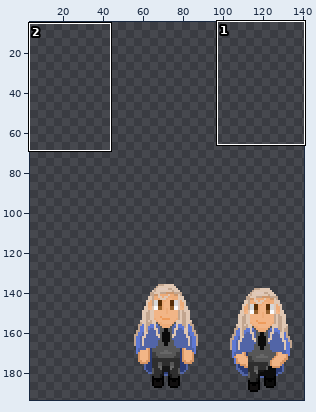
Pixel-art file, stored at Assets/Graphical assets/Character/PlayerMovement.ase. The first picture is a wide view before the edit; the outline marks the close-up.
Close-up. The starting point:
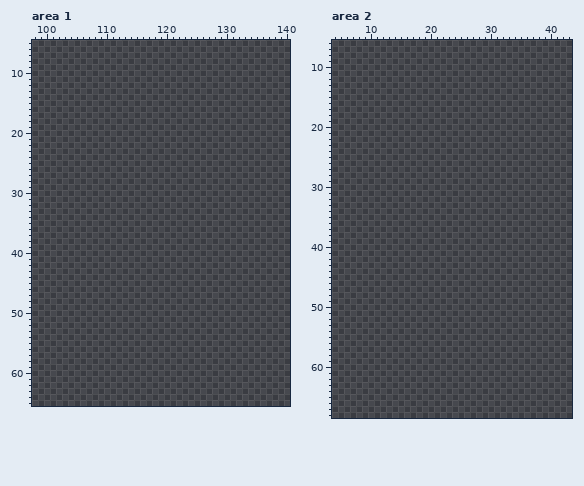
144x256 pixels, 1 frame. Colours within 5 levels of each other are drawn and written as one. Shown: area 1: x 98..140, y 5..65; area 2: x 4..43, y 6..68. The wide view leaves out empty margins. The commit also changed other parts of the picture, which this record leaves out.
Once edited:
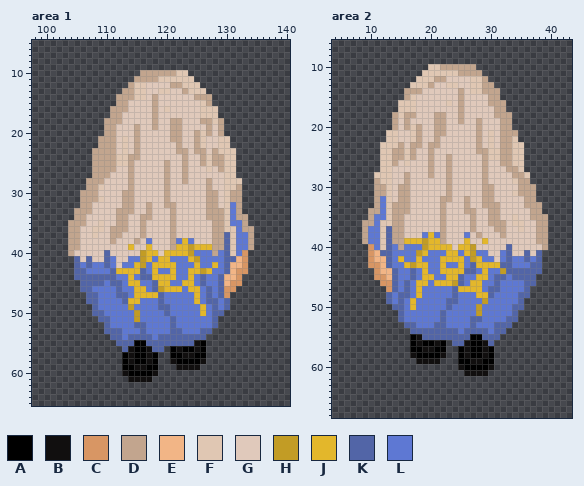
Palette (. is transparent): A #000000  B #110f0f  C #d89664  D #c2a58e  E #f2b586  F #e0c7b3  G #e0c9bb  H #c29c25  J #e3b72b  K #5265a7  L #5e78d3
What changed:
layer "up_3" added
layer "up_3_hair" added
layer "up_2_hair" added
layer "up_1" added
layer "up_1_hair" added
Changed rows in their new state; - is an unchanged pixel.
Area 1, layers "up_2_hair", "up_3_hair", "up_3":
first column x 104:
10 ------------DDDDDDFF-----------
11 -----------DDDDFFFFFF----------
12 ----------DFFGGGGDDFFF---------
13 ---------DDFFGGFFGGDFFF--------
14 --------DDDFFGDGGGGGGDDD-------
15 --------DDGGGGDGGGGGGGFD-------
16 -------DDDGGGGDGFGGGGGFFF------
17 -------DDGGGGGDGGGGGGGFFF------
18 ------DDDGGGGGDGGDDGGGDDFD-----
19 ------DDGGGDGGDGGDDGGGGDGD-----
20 ------DDGGGDGGGGGDDGGDFDGD-----
21 -----DDDGFGDGGGGGDDGGDFGGFF----
22 -----DDDGFGDGGGGGGDGGDFGGFF----
23 ----DDDDGFGDGGGGGGDDGDDGDFFF---
24 ----DDDDFFDDGGGGGGGDGGDFDDFF---
25 ----DDDDFFDGGGGGDGGDGGDFDDFF---
26 ----DDDDGGDGGGGGDGGDGGGFGDFF---
27 ----DDDGGGDGGGGGDGGDGGGGGGFF---
28 ---DDDGGGGDGGGGGDGGDGGGDGGFFF--
29 ---DDFGGGGDGGGGGDGGGGGGDGGFFD--
30 --DDDGGGGDDGGGGGDGGGGGGDDGFDD--
31 --DDDFGGGDDGGGGGDGGGGGGDDGFDD--
32 --DDGGGGGDDGGDGGDDGGGGGDDGFLD--
33 -DDDGGGGDDDGGDGGGDGGGGGDDDFLD--
34 -DDGGGGGDDGGDDGGGDGGGGGDDDFLDD-
35 DDDGGFGGDDGGDGGGGDGGGGGGDDFLLD-
36 DDGGFFGDDDGGDGGGGDGGGGGGDDFFLDD
37 DDGGFGGDDGGGDGGGGDGGGGGGDDKFLLD
38 DDGGGGGDGGGDGLGGGDLJLGGGDDKFLLD
39 DDGGGGGGGGJGGJGGGDJJHJJJDDKFLLD
40 DGGGGGKGGGGGHJJGJJJJHLLLDLKFLC-
41 -KGKGGKLGGLLHJLJJLLLJHLLLLKKEC-
42 -KLKLLKLGLLJHLJJJJLLLJLLJLKEEC-
43 -KKLLLLKJJJJKLJLLJLLJJHJLLKECC-
44 -KKKKKKKLLJLKKJJJJLLJLKLLKEEC--
45 --KKKKLKKLJJLLKJJLLJJLKLLKECC--
46 --KKLLLLKLLJJLKHJJJLJJLKLKCC---
47 ---KKLLLKKLJJJJKLLLLLJLKLKC----
48 ---KKLLLLKJJLLLKLLLLLJLKKLK----
49 ----KLLLLLHLLLLKKLLLLLJLKLK----
50 ----KKLLLLLHLLLLKLLLLLJLKK-----
51 -----KKLLLLHLLLLLKLLLLLLK------
52 ------KLLLLKKLLLLKLLLLLLK------
53 ------KKKLLLKLLLLKKLLLKK-------
54 -------KKLKKKKLKKKKKKKK--------
55 --------KKKAAKKKKKKKKBA--------
56 ---------KBAABKK-ABAABA--------
57 ---------ABAABA--AABBAA--------
58 ---------ABAABA--BAAAAB--------
59 ---------AABBAA---BBBB---------
60 ---------BAAAAB----------------
61 ----------BBBB-----------------
Area 2, layers "up_1_hair", "up_1":
first column x 9:
10 -----------FFDDDDDD------------
11 ----------FFFFFFDDDD-----------
12 ---------FFFDDGGGGFFD----------
13 --------FFFDGGFFGGFFDD---------
14 -------DDDGGGGGGDGFFDDD--------
15 -------DFGGGGGGGDGGGGDD--------
16 ------FFFGGGGGFGDGGGGDDD-------
17 ------FFFGGGGGGGDGGGGGDD-------
18 -----DFDDGGGDDGGDGGGGGDDD------
19 -----DGDGGGGDDGGDGGDGGGDD------
20 -----DGDFDGGDDGGGGGDGGGDD------
21 ----FFGGFDGGDDGGGGGDGFGDDD-----
22 ----FFGGFDGGDGGGGGGDGFGDDF-----
23 ---FFFDGDDGDDGGGGGGDGFGDDFF----
24 ---FFDDFDGGDGGGGGGGDDFFDDFF----
25 ---FFDDFDGGDGGDGGGGGDFFDDFF----
26 ---FFDGFGGGDGGDGGGGGDGGDDFF----
27 ---FFGGGGGGDGGDGGGGGDGGGDDF----
28 --FFFGGDGGGDGGDGGGGGDGGGGDDF---
29 --DFFGGDGGGGGGDGGGGGDGGGGFDD---
30 --DDFGDDGGGGGGDGGGGGDDGGGGDDD--
31 --DDFGDDGGGGGGDGGGGGDDGGGFDDD--
32 --DLFGDDGGGGGDDGGDGGDDGGGGGDD--
33 --DLFDDDGGGGGDGGGDGGDDDGGGGDDD-
34 -DDLFDDDGGGGGDGGGDDGGDDGGGGGDD-
35 -DLLFDDGGGGGGDGGGGDGGDDGGFGGDDD
36 DDLFFDDGGGGGGDGGGGDGGDDDGFFGGDD
37 DLLFKDDGGGGGGDGGGGDGGGDDGGFGGDD
38 DLLFKDDGGGLJLDGGGLGDGGGDGGGGGDD
39 DLLFKDDJJJHJJDGGGJGGJGGGGGGGGDD
40 -CLFKLDLLLHJJJJGJJHGGGGGKGGGGGD
41 -CEKKLLLLHJLLLJJLJHLLGGLKGGKGK-
42 -CEEKLJLLJLLLJJJJLHJLLGLKLLKLK-
43 -CCEKLLJHJJLLJLLJLKJJJJKKLLLKK-
44 --CEEKLLKLJLLJJJJKKLJLLHKKKKKK-
45 --CCEKLLKLJJLLJJKLLJJLKKLKKKK--
46 ---CCKLKLJJLJJJHKLJJLLKLLLLKK--
47 ----CKLKLJLLLLLKJJJJLKKLLLLK---
48 ----KLKKLJLLLLLKLLLJJKLLLLKK---
49 ----KLKLJLLLLLKKLLLLHLLLLLK----
50 -----KKLJLLLLLKLLLLHLLLLLKK----
51 ------KLLLLLLKLLLLLHLLLLLK-----
52 ------KLLLLLLKLLLLKKLLLLKK-----
53 -------KKLLLKKLLLLKLLLKKK------
54 --------KKKKKKKKLKKKKLKK-------
55 --------ABKKKKKKKKAAKKK--------
56 --------ABAABA-KKBAABK---------
57 --------AABBAA--ABAABA---------
58 --------BAAAAB--ABAABA---------
59 ---------BBBB---AABBAA---------
60 ----------------BAAAAB---------
61 -----------------BBBB----------
Changed places in both close-ups, as pixel boxes (x1, y1, x2, y2):
added: (68, 70, 254, 382)
added: (362, 64, 548, 376)
